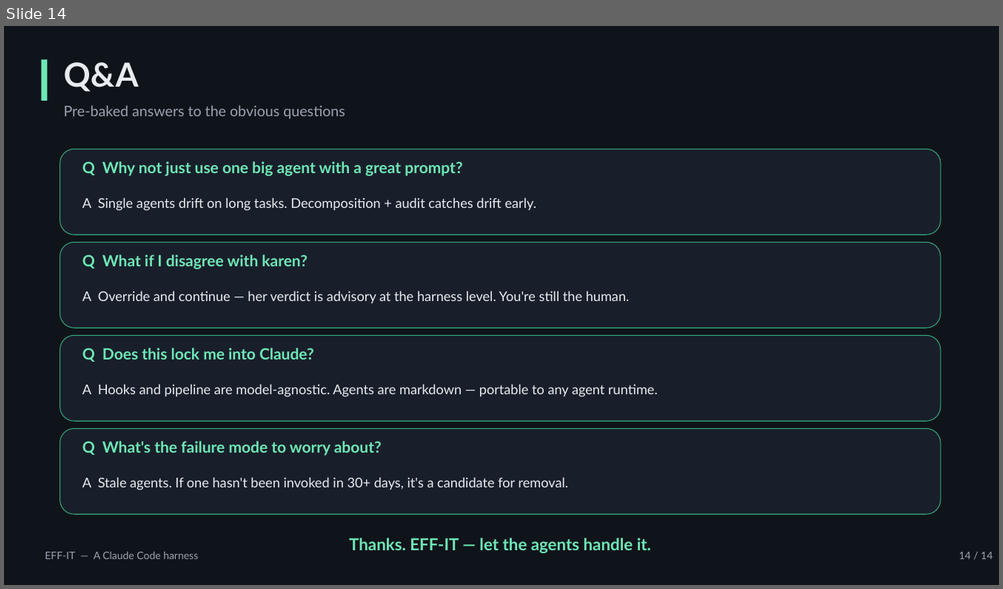
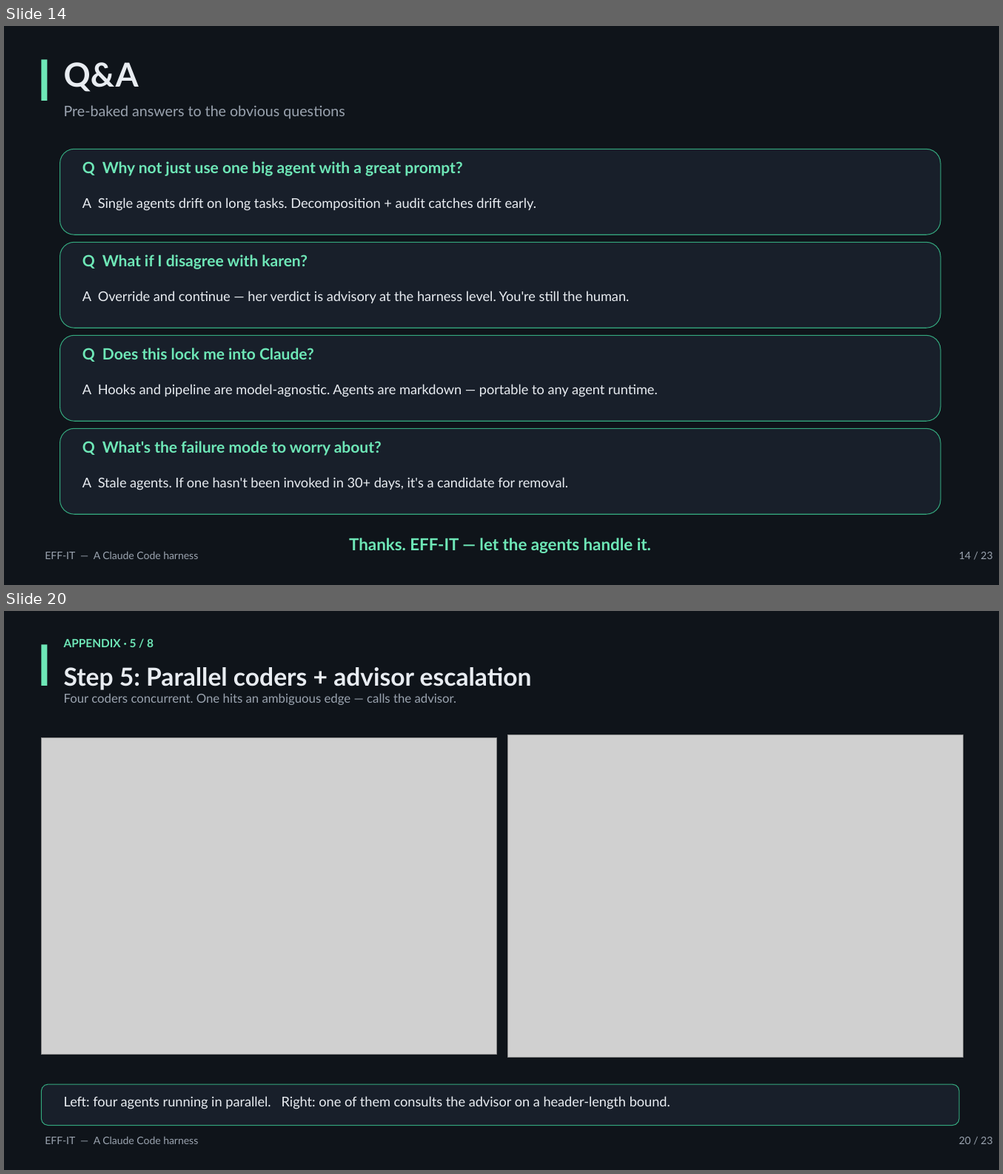
Before and after one commit to THISBROJJ/EFF-IT, a slide deck: docs/EFF-IT.pptx. Shown one above the other, each under a label of ours: slide 14 before the commit, slides 14 and 20 after it; the slides between them are not shown. The pictures are 1003x589 and 1003x1174 pixels, drawn with LibreOffice and Linux fonts; fonts in the diff are those of the drawing; grey boxes stand for pictures. Boxes give left, top, right and bottom in pixels: in the first picture for what was removed or moved away, otherwise in the second. Text is boxed around its words. In the diff, an @@ line names an element or a change of style, - is before the commit and + after.

Commit message:
docs: add case-study appendix to presentation deck
Nine new slides (one divider + eight case-study slides) walking the
30m 13s /run that built webhooksig — invocation, interrogation, spec,
security concerns, architecture, parallel coders + advisor, karen
triage, final scoreboard, and the JSONL audit trail.

build_deck.py gains prep_image() and find_screenshot() helpers that
downscale source PNGs from pptx_refs/ into docs/assets/case-study/ as
quality-85 JPEGs. Source filenames contain U+202F (narrow no-break
space) before AM, so lookup uses glob rather than literal path.

add_picture_fit() preserves aspect ratio and centers each shot inside
its bounding box. Final deck weighs ~1.4 MB.

```diff
--- a/docs/EFF-IT.pptx
+++ b/docs/EFF-IT.pptx
@@ slide 20 added at box(4, 611, 999, 1170), background #FFFFFF @@
@@ rectangle added at box(4, 611, 999, 1170), fill #0F141A @@
@@ rectangle added at box(41, 644, 47, 686), fill #6EE7B7 @@
@@ text added at box(64, 639, 153, 647), 11 pt, text #6EE7B7, bold @@
+APPENDIX · 5 / 8
@@ text added at box(64, 667, 532, 690), 24 pt, text #E8ECF1, bold @@
+Step 5: Parallel coders + advisor escalation
@@ text added at box(64, 693, 457, 705), 12 pt, text #9AA3AF @@
+Four coders concurrent. One hits an ambiguous edge — calls the advisor.
@@ picture added at box(41, 738, 496, 1055) @@
@@ picture added at box(508, 735, 963, 1057) @@
@@ rounded rectangle added at box(41, 1085, 959, 1126), fill #181F2A, outline #34A87E 0.75 pt @@
@@ text added at box(64, 1096, 670, 1110), 13 pt, text #E8ECF1 @@
+Left: four agents running in parallel. Right: one of them consults the advisor on a header-length bound.
@@ text added at box(45, 1136, 198, 1145), 10 pt, text #9AA3AF @@
+EFF-IT — A Claude Code harness
@@ text added at box(959, 1137, 992, 1145), 10 pt, text #9AA3AF @@
+20 / 23
@@ slide 14 changed as well @@
@@ text at box(959, 552, 992, 560): text changed @@
-14 / 14
+14 / 23
```
Also in this commit, not shown: 12 other slides changed, 8 other slides added, 14 other files.
